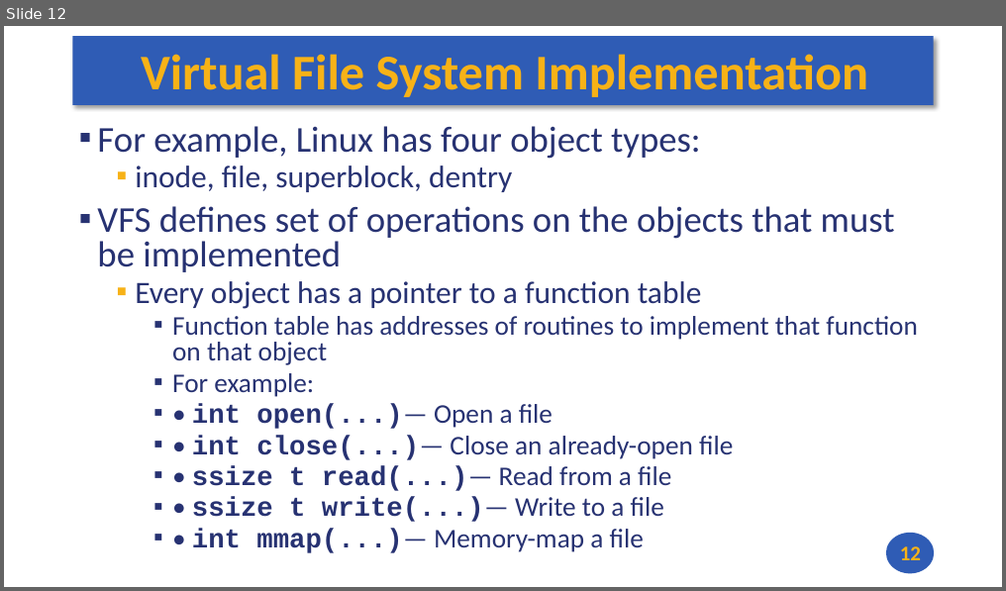
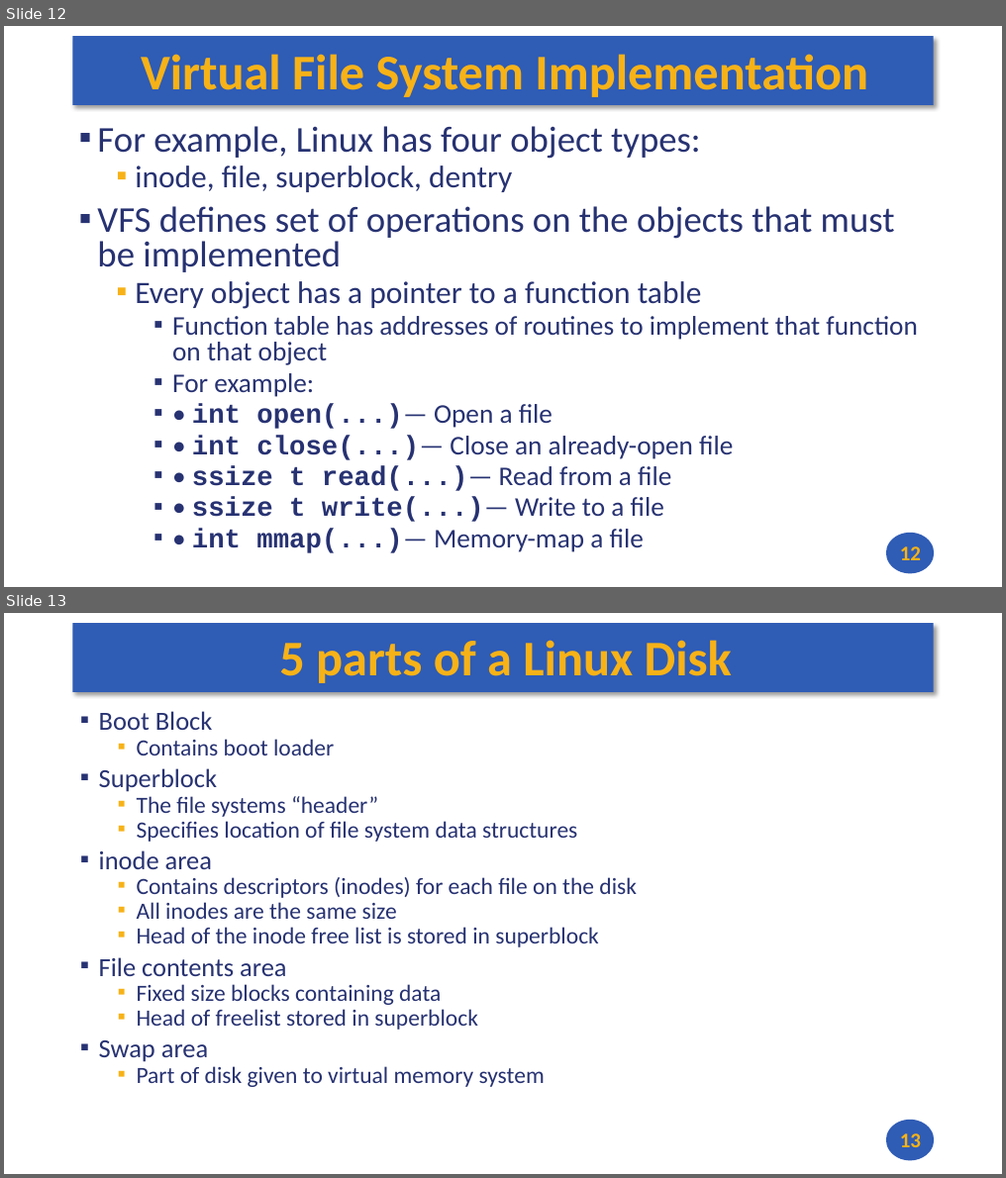
Before and after one commit to andrewt0301/hse-acos-course, a slide deck: docs/part2os/07_Synch/OS_Lecture_07.pptx. Shown one above the other, each under a label of ours: slide 12 before the commit, slides 12 and 13 after it. The pictures are 1006x591 and 1006x1178 pixels, drawn with LibreOffice and Linux fonts; fonts in the diff are those of the drawing. Boxes give left, top, right and bottom in pixels: in the first picture for what was removed or moved away, otherwise in the second. Text is boxed around its words. In the diff, an @@ line names an element or a change of style, - is before the commit and + after.

```diff
--- a/docs/part2os/07_Synch/OS_Lecture_07.pptx
+++ b/docs/part2os/07_Synch/OS_Lecture_07.pptx
@@ slide 13 added at box(4, 613, 1002, 1174), background #FFFFFF; not listed: 2 template elements that a slide beside it also shows @@
@@ title added at box(279, 640, 732, 683), 48 pt, text #F7B217, bold @@
+5 parts of a Linux Disk
@@ text added at box(99, 711, 637, 1087), 22.4 pt, text #273272 @@
+▪ Boot Block
+  ▪ Contains boot loader
+▪ Superblock
+  ▪ The file systems “header”
+  ▪ Specifies location of file system data structures
+▪ inode area
+  ▪ Contains descriptors (inodes) for each file on the disk
+  ▪ All inodes are the same size
+  ▪ Head of the inode free list is stored in superblock
+▪ File contents area
+  ▪ Fixed size blocks containing data
+  ▪ Head of freelist stored in superblock
+▪ Swap area
+  ▪ Part of disk given to virtual memory system
@@ page number added at box(900, 1134, 921, 1148), 20 pt, text #F7B217, bold @@
+13
```
Also in this commit, not shown: 1 slide changed, 2 other slides added, 2 other files.
